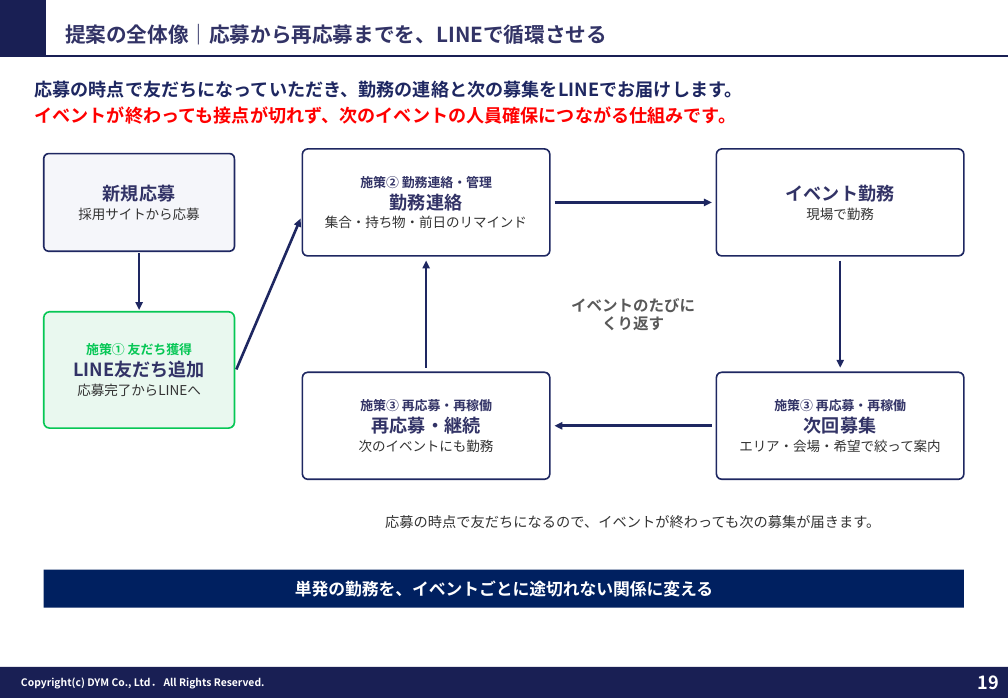
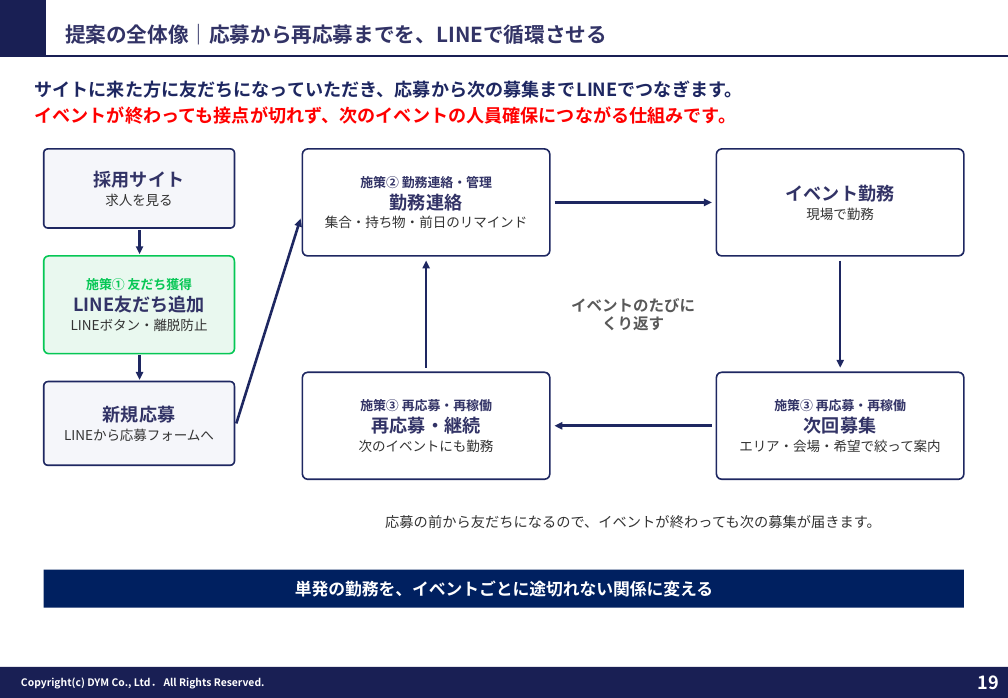
Before and after one commit to tonomura-r-dev/folder, a slide deck: slide 19 of 202610_株式会社横浜シミズ御中_LINE公式アカウント運用のご提案.pptx. Drawn at 1008x698 pixels with LibreOffice and Linux fonts; fonts in the diff are those of the drawing; background and template pictures are left out. Boxes give left, top, right and bottom in pixels: in the first picture for what was removed or moved away, otherwise in the second. Text is boxed around its words. In the diff, an @@ line names an element or a change of style, - is before the commit and + after.

```diff
--- a/202610_株式会社横浜シミズ御中_LINE公式アカウント運用のご提案.pptx
+++ b/202610_株式会社横浜シミズ御中_LINE公式アカウント運用のご提案.pptx
@@ text at [34,80,742,98]: text changed @@
-応募の時点で友だちになっていただき、勤務の連絡と次の募集をLINEでお届けします。
+サイトに来た方に友だちになっていただき、応募から次の募集までLINEでつなぎます。
@@ rounded rectangle "採用サイト": place and size @@
-rounded rectangle "採用サイト" at [44,154,235,251]
+rounded rectangle "採用サイト" at [44,149,235,228]
@@ text in rounded rectangle at [94,170,185,206]: text changed; size 10.5 to 14 pt; text colour #333333 to #323366; bold on @@
-新規応募
-採用サイトから応募
+採用サイト
+求人を見る
@@ arrow moved from (140, 253) - (140, 310) to (140, 230) - (140, 254) @@
@@ arrow moved from (236, 370) - (301, 219) to (236, 423) - (301, 219) @@
@@ rounded rectangle "施策① 友だち獲得": place and size @@
-rounded rectangle "施策① 友だち獲得" at [44,312,235,428]
+rounded rectangle "施策① 友だち獲得" at [44,256,235,354]
@@ text in rounded rectangle at [71,318,208,331]: text changed @@
-応募完了からLINEへ
+LINEボタン・離脱防止
@@ arrow added from (140, 356) to (140, 380), #1E2761 2 pt @@
@@ rounded rectangle added at [44,382,235,465], fill #F5F6FA, outline #1E2761 1.25 pt, 10.5 pt, text #333333 @@
+新規応募
+LINEから応募フォームへ
@@ text at [385,515,881,528]: text changed @@
-応募の時点で友だちになるので、イベントが終わっても次の募集が届きます。
+応募の前から友だちになるので、イベントが終わっても次の募集が届きます。
```
Also in this commit, not shown: 2 other slides changed, 1 slide added, 3 other files.
